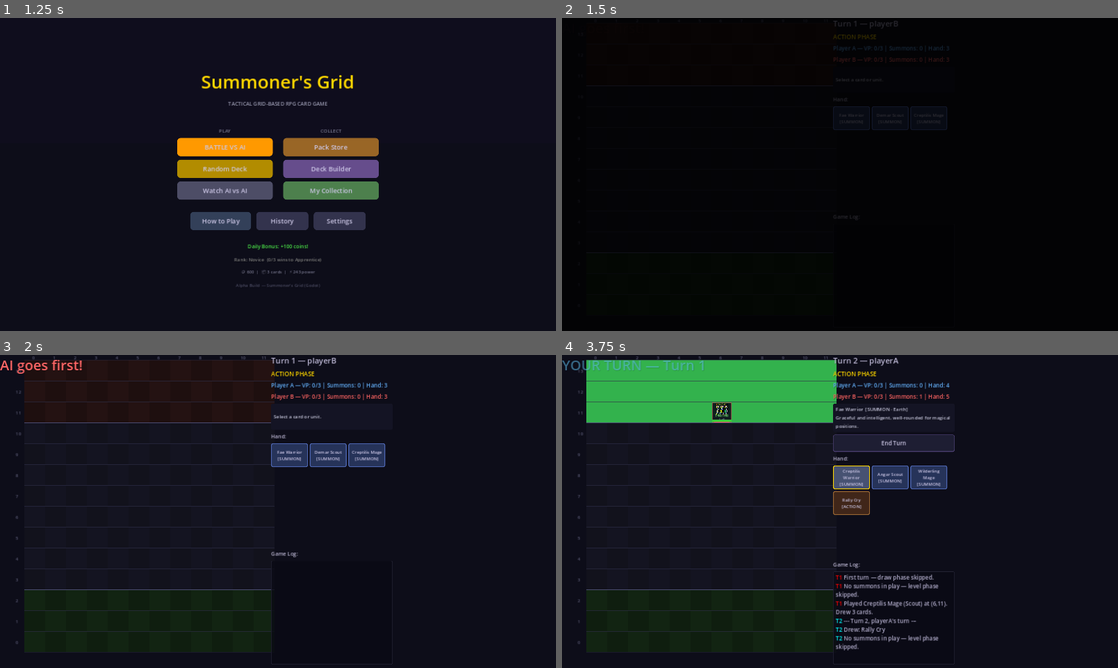
Above: before the commit, frames 1-4 (two rows, left to right).
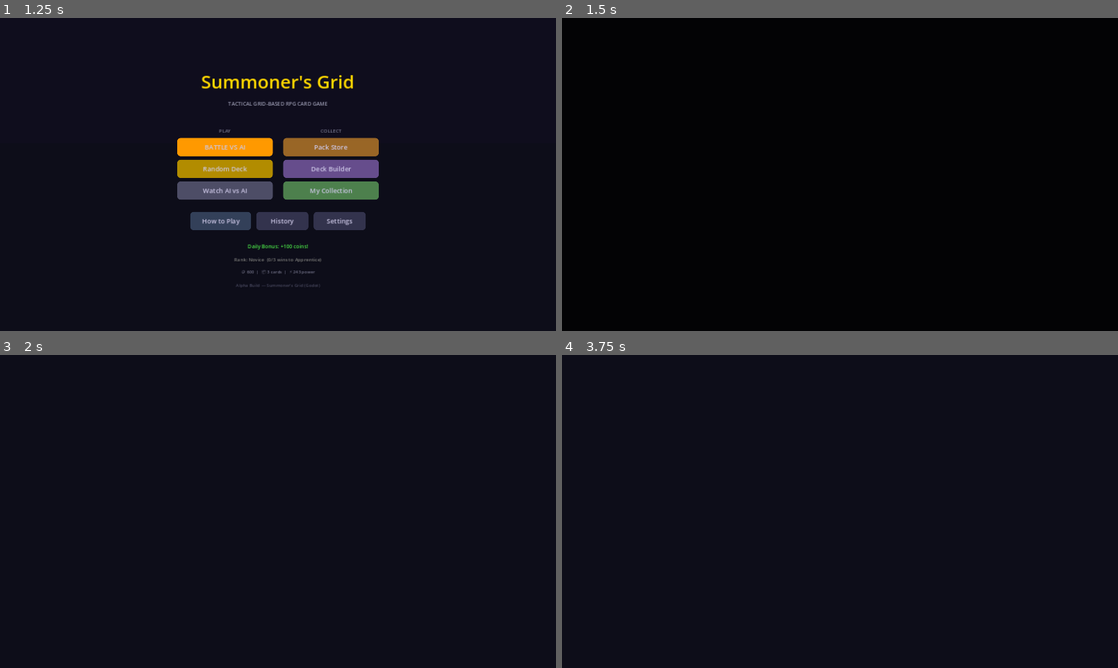
Above: after the commit, the same moments.

Repository: look-itsaxiom/summoners-grid
Game: Godot game, scene res://scenes/login.tscn
The game is run twice, just before and just after one commit, with the same random seed, the same clock (stepped at 60 frames per second) and the same inputs.
Inputs (mouse positions are in pixels of both pictures, inside the frame that each line leads up to):
- Up to frame 1 (1.25 s): click "PLAY" at 0.5 s
- Up to frame 2 (1.5 s): click "Random Deck" at 1.25 s
- Up to frame 3 (2 s): no input
- Up to frame 4 (3.75 s): click (851, 455) at 2 s, where only the run before the commit has a clickable "Fae Warrior [SUMMON]"; click (851, 458) at 2.75 s, where only the run before the commit has a clickable "Fae Warrior [SUMMON]"; click (890, 458) at 3.5 s, where only the run before the commit has a clickable "Demar Scout [SUMMON]"

Frame 1 is identical in both runs. In frame 2, 0.6% of the frame differs, in the area x 48-70%, y 0-65%; in frame 3, 3.9%; in frame 4, 16%, in the area x 0-71%, y 0-99%.
Error after the commit: Parse Error: Cannot infer the type of "is_player_action" variable because the value doesn't have a set type. (res://scripts/ui/game_screen.gd:286)

Commit message:
feat: turn timer — 60s countdown bar with auto-end and color shifts
Visual turn timer during player's action phase:
- 60-second countdown displayed as M:SS above the End Turn button
- Progress bar drains left-to-right as time passes
- Color shifts: blue (>50%) → yellow (20-50%) → red (<20%)
- Auto-ends turn when timer reaches 0
- Hidden during spectator mode and AI turns
- Resets each time player's turn begins

Co-Authored-By: Claude Opus 4.6 (1M context) <noreply@anthropic.com>

Diff:
--- a/godot/scripts/ui/game_screen.gd
+++ b/godot/scripts/ui/game_screen.gd
@@ -19,6 +19,12 @@
 var end_turn_btn: Button
 var status_label: Label
 var turn_banner: ColorRect
+var _turn_timer_bar: ColorRect
+var _turn_timer_bg: ColorRect
+var _turn_timer_label: Label
+var _turn_time_remaining := 60.0
+var _turn_timer_active := false
+const TURN_TIME_LIMIT := 60.0
 
 var selected_card_index: int = -1
 var selected_unit_id: String = ""
@@ -112,6 +118,30 @@
 	status_label.add_theme_font_size_override("font_size", 11)
 	status_label.add_theme_color_override("font_color", Color(0.8, 0.8, 0.9))
 	status_panel.add_child(status_label)
+
+	# Turn timer bar
+	var timer_container := VBoxContainer.new()
+	timer_container.add_theme_constant_override("separation", 2)
+	sidebar.add_child(timer_container)
+
+	_turn_timer_label = Label.new()
+	_turn_timer_label.text = "1:00"
+	_turn_timer_label.add_theme_font_size_override("font_size", 11)
+	_turn_timer_label.add_theme_color_override("font_color", Color(0.5, 0.5, 0.6))
+	_turn_timer_label.horizontal_alignment = HORIZONTAL_ALIGNMENT_CENTER
+	timer_container.add_child(_turn_timer_label)
+
+	_turn_timer_bg = ColorRect.new()
+	_turn_timer_bg.color = Color(0.1, 0.1, 0.15)
+	_turn_timer_bg.custom_minimum_size = Vector2(0, 6)
+	timer_container.add_child(_turn_timer_bg)
+
+	_turn_timer_bar = ColorRect.new()
+	_turn_timer_bar.color = Color(0.3, 0.6, 0.9)
+	_turn_timer_bar.custom_minimum_size = Vector2(0, 6)
+	_turn_timer_bar.size_flags_horizontal = Control.SIZE_EXPAND_FILL
+	# Overlay on top of bg — position manually in _process
+	_turn_timer_bg.add_child(_turn_timer_bar)
 
 	# End turn button
 	end_turn_btn = Button.new()
@@ -230,9 +260,11 @@
 		_run_ai_turn()
 		if not _gm.is_game_over:
 			turn_banner.show_banner("YOUR TURN — Turn %d" % _gm.turn_number, Color(0.4, 0.8, 1.0))
+			_start_turn_timer()
 		_refresh_ui()
 	else:
 		turn_banner.show_banner("YOU go first!", Color(0.4, 0.8, 1.0))
+		_start_turn_timer()
 		_gm.execute_draw_phase()
 		_gm.execute_level_phase()
 		_refresh_ui()
@@ -251,7 +283,12 @@
 		pb["victory_points"], _count_summons("playerB"), pb["hand"].size()
 	]
 
-	end_turn_btn.visible = not _gm.spectator_mode and _gm.phase == "action" and _gm.active_player == "playerA"
+	var is_player_action := not _gm.spectator_mode and _gm.phase == "action" and _gm.active_player == "playerA"
+	end_turn_btn.visible = is_player_action
+
+	# Timer visibility
+	_turn_timer_bg.visible = not _gm.spectator_mode
+	_turn_timer_label.visible = not _gm.spectator_mode
 
 	_refresh_hand()
 	board.queue_redraw()
@@ -521,6 +558,7 @@
 
 
 func _on_end_turn() -> void:
+	_stop_turn_timer()
 	selected_card_index = -1
 	selected_unit_id = ""
 	board.clear_highlights()
@@ -544,6 +582,7 @@
 
 	await get_tree().create_timer(0.5).timeout
 	turn_banner.show_banner("YOUR TURN — Turn %d" % _gm.turn_number, Color(0.4, 0.8, 1.0))
+	_start_turn_timer()
 	_refresh_ui()
 
 
@@ -1405,6 +1444,48 @@
 	elif board.position != Vector2(28, 0):
 		board.position = Vector2(28, 0)
 
+	# Turn timer
+	if _turn_timer_active and not _gm.is_game_over and not _gm.spectator_mode:
+		_turn_time_remaining -= delta
+		if _turn_time_remaining <= 0:
+			_turn_time_remaining = 0
+			_turn_timer_active = false
+			_on_end_turn()
+		_update_timer_display()
+
+
+func _start_turn_timer() -> void:
+	_turn_time_remaining = TURN_TIME_LIMIT
+	_turn_timer_active = true
+	_update_timer_display()
+
+
+func _stop_turn_timer() -> void:
+	_turn_timer_active = false
+
+
+func _update_timer_display() -> void:
+	var pct: float = _turn_time_remaining / TURN_TIME_LIMIT
+	var seconds: int = ceili(_turn_time_remaining)
+	_turn_timer_label.text = "%d:%02d" % [seconds / 60, seconds % 60]
+
+	# Color shifts: blue → yellow → red
+	if pct > 0.5:
+		_turn_timer_bar.color = Color(0.3, 0.6, 0.9)
+		_turn_timer_label.add_theme_color_override("font_color", Color(0.5, 0.5, 0.6))
+	elif pct > 0.2:
+		_turn_timer_bar.color = Color(0.8, 0.7, 0.2)
+		_turn_timer_label.add_theme_color_override("font_color", Color(0.8, 0.7, 0.2))
+	else:
+		_turn_timer_bar.color = Color(0.9, 0.2, 0.2)
+		_turn_timer_label.add_theme_color_override("font_color", Color(0.9, 0.2, 0.2))
+
+	# Resize bar width as percentage of parent
+	var parent_width: float = _turn_timer_bg.size.x
+	if parent_width > 0:
+		_turn_timer_bar.custom_minimum_size.x = parent_width * pct
+		_turn_timer_bar.size.x = parent_width * pct
+
 
 func _screen_shake(intensity: float = 8.0) -> void:
 	var settings = get_node_or_null("/root/Settings")
Not shown, changed: godot/DEV_PROGRESS.md
